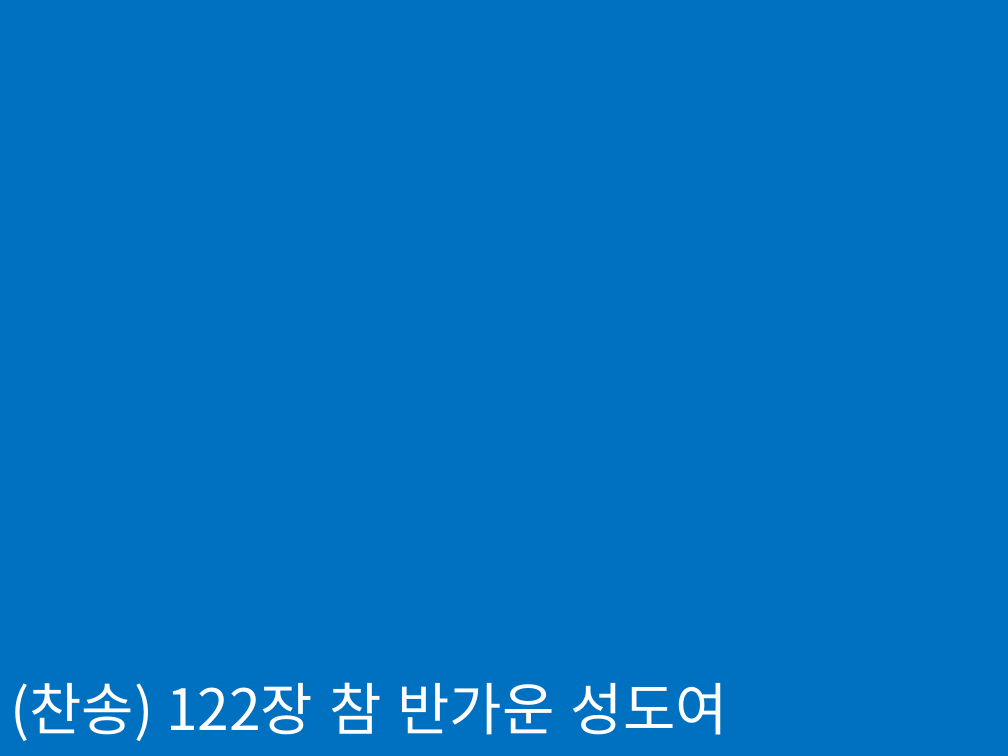
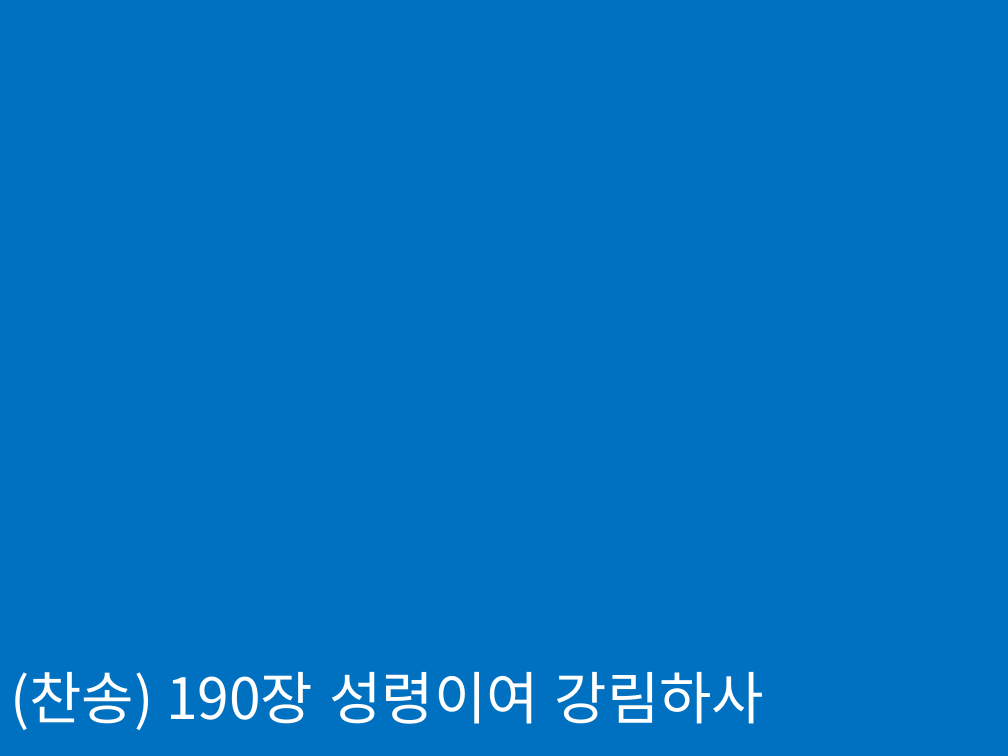
Before and after one commit to sumannam/osanskc, a slide deck: slide 8 of caption.pptx. Drawn at 1008x756 pixels with LibreOffice and Linux fonts; fonts in the diff are those of the drawing. Boxes give left, top, right and bottom in pixels: in the first picture for what was removed or moved away, otherwise in the second. Text is boxed around its words. In the diff, an @@ line names an element or a change of style, - is before the commit and + after.

```diff
--- a/caption.pptx
+++ b/caption.pptx
@@ text at bbox=[10, 672, 765, 730]: text changed @@
-(찬송) 122장 참 반가운 성도여
+(찬송) 190장 성령이여 강림하사
```
Also in this commit, not shown: 11 other slides changed, 6 slides added, 6 slides removed, 4 other files.
